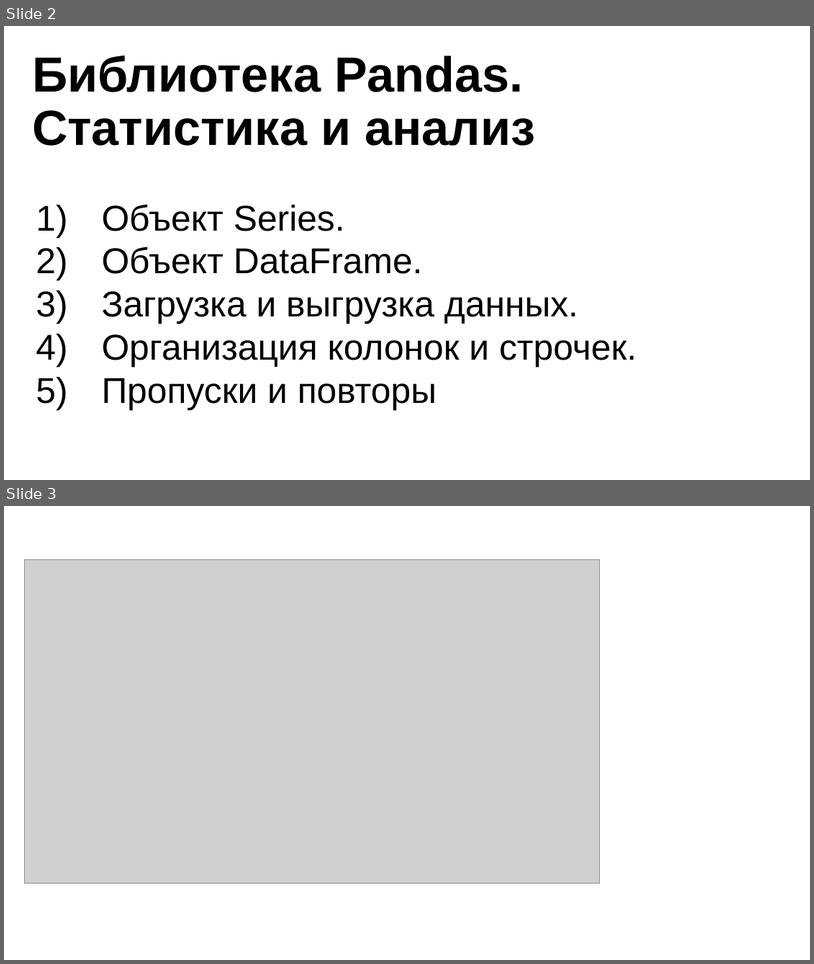
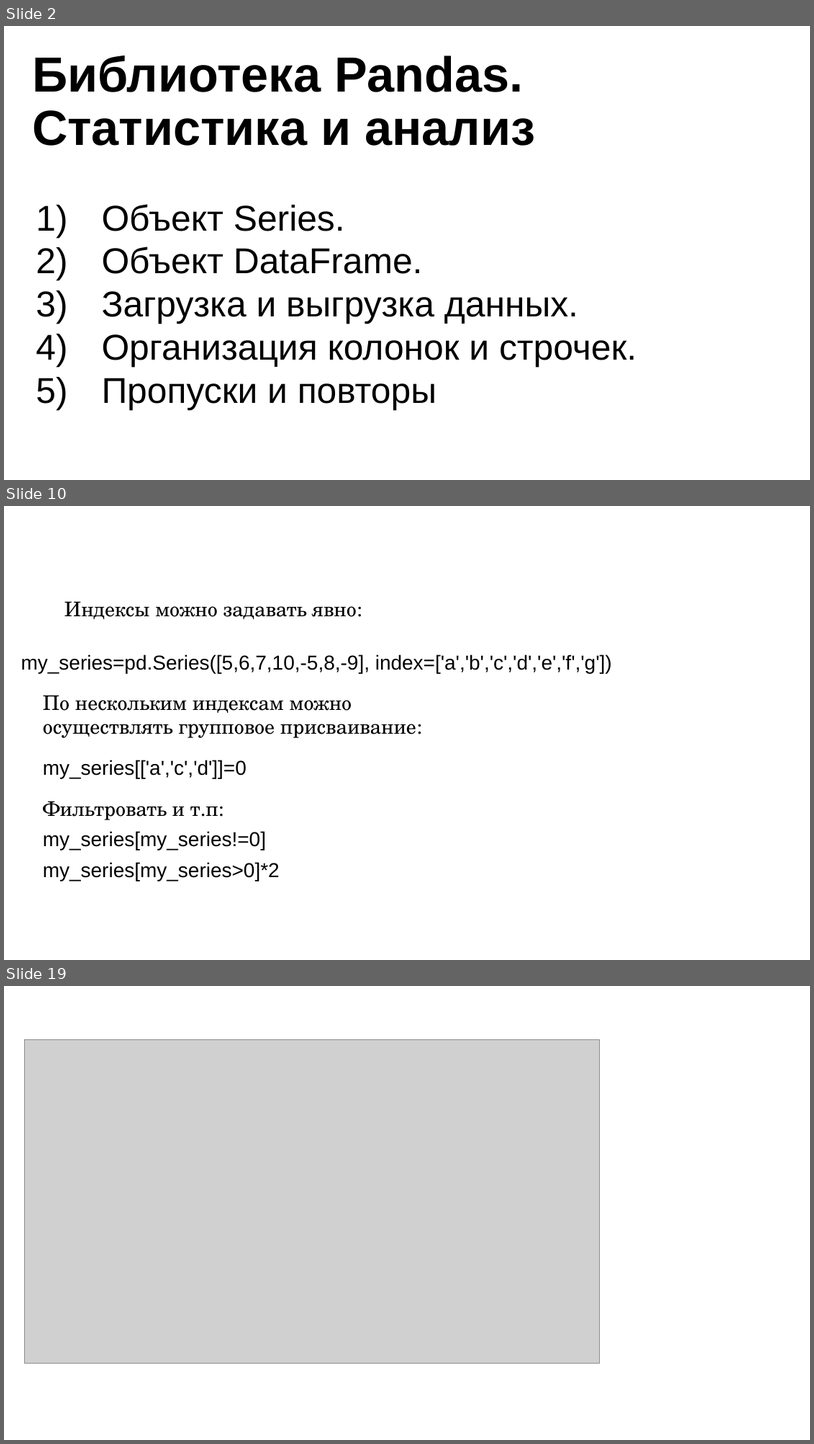
Before and after one commit to nesrv/pt-cgis, a slide deck: m30/ppt/презентация.pptx. Shown one above the other, each under a label of ours: slides 2 and 3 before the commit, slides 2, 10 and 19 after it; the slides between them are not shown. The pictures are 814x964 and 814x1444 pixels, drawn with LibreOffice and Linux fonts; fonts in the diff are those of the drawing; grey boxes stand for pictures; background and template pictures are left out. Boxes give left, top, right and bottom in pixels: in the first picture for what was removed or moved away, otherwise in the second. Text is boxed around its words. In the diff, an @@ line names an element or a change of style, - is before the commit and + after.

```diff
--- a/m30/ppt/презентация.pptx
+++ b/m30/ppt/презентация.pptx
@@ slide 10 added at <box>4,506,810,960</box>, background #FFFFFF @@
@@ text added at <box>64,601,357,619</box>, 18 pt, text #000000 @@
+Индексы можно задавать явно:
@@ text added at <box>21,654,612,673</box>, 18 pt, text #000000 @@
+my_series=pd.Series([5,6,7,10,-5,8,-9], index=['a','b','c','d','e','f','g'])
@@ text added at <box>43,695,417,738</box>, 18 pt, text #000000 @@
+По нескольким индексам можно осуществлять групповое присваивание:
@@ text added at <box>43,759,247,778</box>, 18 pt, text #000000 @@
+my_series[['a','c','d']]=0
@@ text added at <box>43,800,218,820</box>, 18 pt, text #000000 @@
+Фильтровать и т.п:
@@ text added at <box>43,831,266,849</box>, 18 pt, text #000000 @@
+my_series[my_series!=0]
@@ text added at <box>43,862,280,880</box>, 18 pt, text #000000 @@
+my_series[my_series>0]*2
@@ what was slide 3 is now slide 19 @@
```
Also in this commit, not shown: 15 other slides added, 4 other files.
